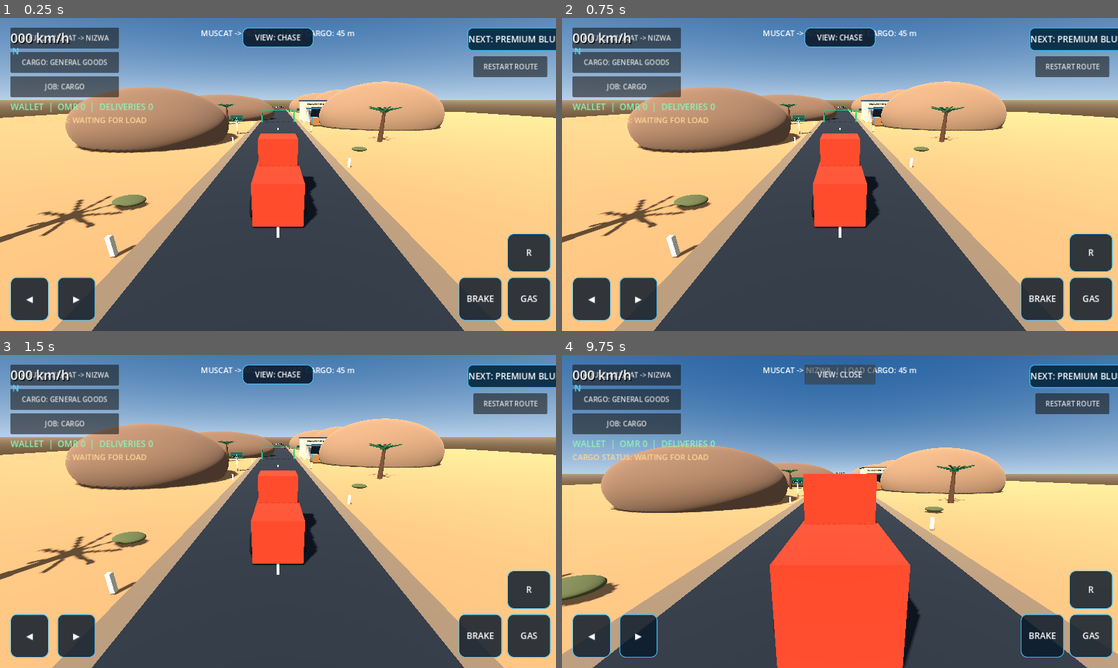
Above: before the commit, frames 1-4 (two rows, left to right).
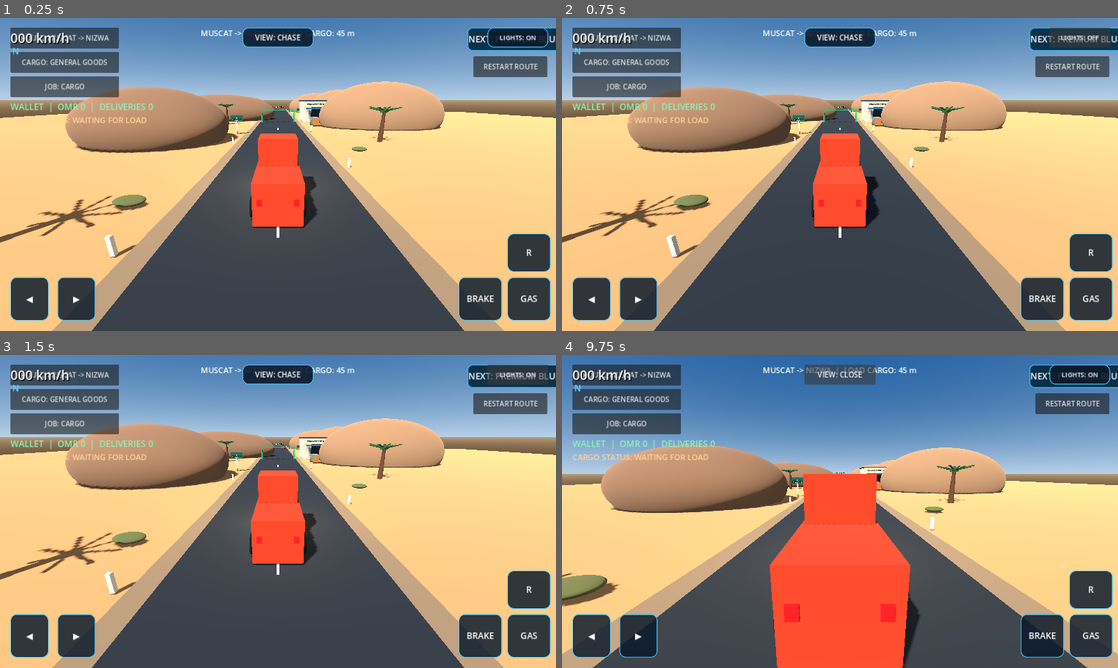
Above: after the commit, the same moments.

Repository: czz495m8zv-code/zayron-simulator
Game: Godot game, scene res://scenes/main/main.tscn
The game is run twice, just before and just after one commit, with the same random seed, the same clock (stepped at 60 frames per second) and the same inputs.
Inputs (mouse positions are in pixels of both pictures, inside the frame that each line leads up to):
- Up to frame 1 (0.25 s): no input
- Up to frame 2 (0.75 s): click (1079, 36) at 0.5 s, where only the run after the commit has a clickable "LIGHTS: ON"
- Up to frame 3 (1.5 s): click (517, 373) at 1.25 s, where only the run after the commit has a clickable "LIGHTS: OFF"
- Up to frame 4 (9.75 s): click "RESTART ROUTE" at 2 s; click "RESTART ROUTE" at 2.75 s; click "RESTART ROUTE" at 3.5 s; click "NEXT: PREMIUM BLUE SEMI" at 4.25 s; click "NEXT: PREMIUM BLUE SEMI" at 5 s; click "◀" at 5.75 s; click "▶" at 6.5 s; click "BRAKE" at 7.25 s; click "GAS" at 8 s; click "R" at 8.75 s; click "VIEW: CHASE" at 9.5 s

The runs differ from the first frame. In frame 1, 1.0% of the frame differs, in the area x 19-99%, y 3-77%; in frame 2, 0.7%; in frame 3, 1.0%; in frame 4, 1.0%.

Commit message:
Add toggleable vehicle headlights and rear lamps

Diff:
--- a/scripts/vehicles/prototype_truck.gd
+++ b/scripts/vehicles/prototype_truck.gd
@@ -21,6 +21,9 @@
 var _cockpit_camera: Camera3D
 var _camera_button: Button
 var _camera_mode: int = 0
+var _headlights_on: bool = true
+var _headlight_lights: Array[OmniLight3D] = []
+var _headlight_button: Button
 @export var cockpit_camera_position: Vector3 = Vector3(0.0, 2.45, -1.35)
 var _engine_playback: AudioStreamGeneratorPlayback
 var _engine_phase: float = 0.0
@@ -29,6 +32,7 @@
 func _ready() -> void:
 	_build_truck()
 	_build_camera()
+	_build_vehicle_lights()
 	_build_mobile_controls()
 	_build_engine_audio()
 
@@ -240,6 +244,53 @@
 			_cockpit_camera.make_current()
 			_camera_button.text = "VIEW: CABIN"
 
+func _build_vehicle_lights() -> void:
+	var lamp_material := StandardMaterial3D.new()
+	lamp_material.albedo_color = Color(0.92, 0.88, 0.68)
+	lamp_material.emission_enabled = true
+	lamp_material.emission = Color(0.95, 0.86, 0.58)
+	lamp_material.emission_energy_multiplier = 1.4
+	for x in [-0.72, 0.72]:
+		var lamp := MeshInstance3D.new()
+		lamp.name = "FrontHeadlamp"
+		var lamp_mesh := BoxMesh.new()
+		lamp_mesh.size = Vector3(0.34, 0.2, 0.08)
+		lamp.mesh = lamp_mesh
+		lamp.position = Vector3(x, 1.25, -2.43)
+		lamp.material_override = lamp_material
+		add_child(lamp)
+		var beam := OmniLight3D.new()
+		beam.name = "HeadlightBeam"
+		beam.position = Vector3(x, 1.28, -2.52)
+		beam.light_color = Color(1.0, 0.9, 0.72)
+		beam.light_energy = 1.15
+		beam.omni_range = 25.0
+		beam.shadow_enabled = false
+		add_child(beam)
+		_headlight_lights.append(beam)
+	var tail_material := StandardMaterial3D.new()
+	tail_material.albedo_color = Color(0.55, 0.025, 0.018)
+	tail_material.emission_enabled = true
+	tail_material.emission = Color(0.8, 0.025, 0.012)
+	tail_material.emission_energy_multiplier = 0.8
+	for x in [-0.78, 0.78]:
+		var tail := MeshInstance3D.new()
+		tail.name = "RearTailLamp"
+		var tail_mesh := BoxMesh.new()
+		tail_mesh.size = Vector3(0.24, 0.28, 0.08)
+		tail.mesh = tail_mesh
+		tail.position = Vector3(x, 1.18, 2.43)
+		tail.material_override = tail_material
+		add_child(tail)
+
+func _toggle_headlights() -> void:
+	_headlights_on = not _headlights_on
+	for beam in _headlight_lights:
+		if is_instance_valid(beam):
+			beam.visible = _headlights_on
+	if is_instance_valid(_headlight_button):
+		_headlight_button.text = "LIGHTS: ON" if _headlights_on else "LIGHTS: OFF"
+
 func _build_mobile_controls() -> void:
 	var layer := CanvasLayer.new()
 	layer.name = "MobileControls"
@@ -275,6 +326,7 @@
 	_add_hold_button(ui, "GAS", false, -112.0, -124.0, -12.0, -24.0, "accelerate")
 	_add_hold_button(ui, "R", false, -112.0, -224.0, -12.0, -136.0, "reverse")
 	_add_camera_button(ui)
+	_add_headlight_button(ui)
 
 func _add_camera_button(parent: Control) -> void:
 	var button := Button.new()
@@ -294,6 +346,26 @@
 	button.add_theme_color_override("font_color", Color.WHITE)
 	button.add_theme_stylebox_override("normal", _make_button_style(Color(0.04, 0.10, 0.17, 0.9)))
 	button.pressed.connect(_toggle_camera)
+	parent.add_child(button)
+
+func _add_headlight_button(parent: Control) -> void:
+	var button := Button.new()
+	button.name = "HeadlightToggle"
+	button.text = "LIGHTS: ON"
+	_headlight_button = button
+	button.focus_mode = Control.FOCUS_NONE
+	button.anchor_left = 1.0
+	button.anchor_right = 1.0
+	button.anchor_top = 0.0
+	button.anchor_bottom = 0.0
+	button.offset_left = -158.0
+	button.offset_top = 22.0
+	button.offset_right = -18.0
+	button.offset_bottom = 68.0
+	button.add_theme_font_size_override("font_size", 15)
+	button.add_theme_color_override("font_color", Color.WHITE)
+	button.add_theme_stylebox_override("normal", _make_button_style(Color(0.04, 0.10, 0.17, 0.9)))
+	button.pressed.connect(_toggle_headlights)
 	parent.add_child(button)
 
 func _add_hold_button(parent: Control, label: String, left_side: bool, left: float, top: float, right: float, bottom: float, control_name: String) -> void:
